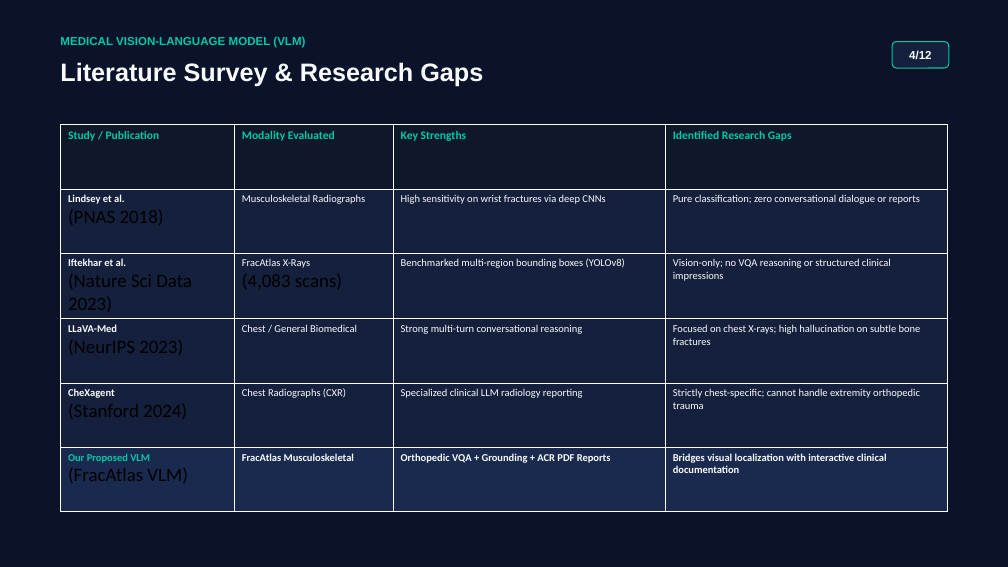
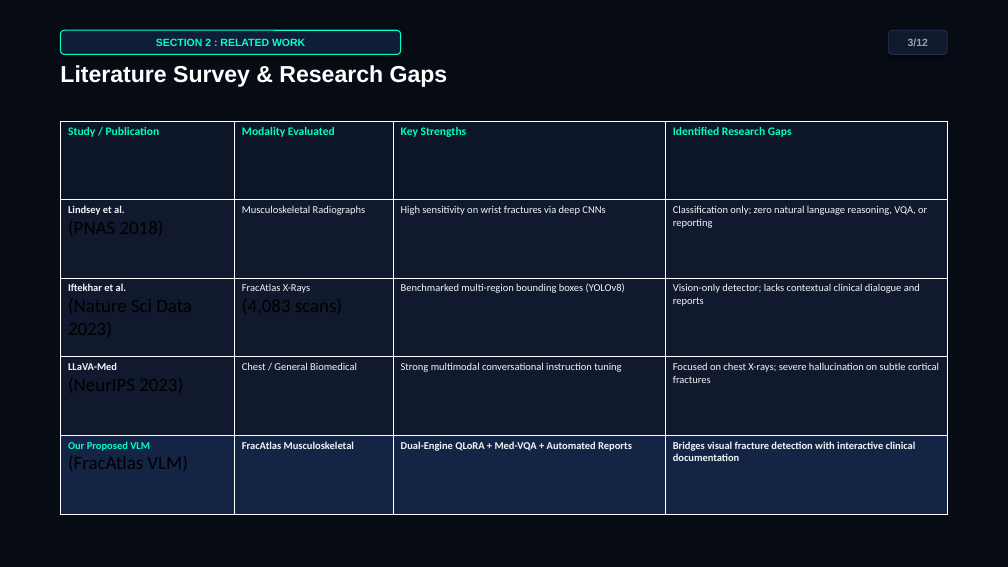
Before and after one commit to Sahanawaz233/medical-vlm-fracatlas, a slide deck: slide 3 of Review_1_Presentation.pptx (slide 4 before the commit). Drawn at 1008x567 pixels with LibreOffice and Linux fonts; fonts in the diff are those of the drawing. Boxes give left, top, right and bottom in pixels: in the first picture for what was removed or moved away, otherwise in the second. Text is boxed around its words. In the diff, an @@ line names an element or a change of style, - is before the commit and + after.

```diff
--- a/Review_1_Presentation.pptx
+++ b/Review_1_Presentation.pptx
@@ rectangle at (0,0,1008,567): fill #0B132B to #070B14 @@
@@ text "Literature Survey & Research Gaps" at (60,65,448,87): size 24 to 22 pt, text colour #F8FAFC to #FFFFFF @@
@@ text removed at (60,36,305,48) @@
-MEDICAL VISION-LANGUAGE MODEL (VLM)
@@ rounded rectangle added at (60,30,401,54), fill #0F1E37, outline #00FFC8 1 pt, 10 pt, text #00FFC8, bold @@
+SECTION 2 : RELATED WORK
@@ rounded rectangle "3/12": place and size @@
-rounded rectangle "3/12" at (892,42,949,68)
+rounded rectangle "3/12" at (889,30,948,54)
@@ rounded rectangle "3/12" at (889,30,948,54): fill #14203C to #10192D; outline #00C9A7 1 pt to #213255 0.75 pt @@
@@ text in rounded rectangle at (908,38,928,46): text changed; size 11 to 10 pt; text colour #F8FAFC to #94A3B8 @@
-4/12
+3/12
@@ table at (60,121,948,514) @@
-row 2: Lindsey et al. / (PNAS 2018) | Musculoskeletal Radiographs | High sensitivity on wrist fractures via deep CNNs | Pure classification; zero conversational dialogue or reports
-row 3: Iftekhar et al. / (Nature Sci Data 2023) | FracAtlas X-Rays / (4,083 scans) | Benchmarked multi-region bounding boxes (YOLOv8) | Vision-only; no VQA reasoning or structured clinical impressions
-row 4: LLaVA-Med / (NeurIPS 2023) | Chest / General Biomedical | Strong multi-turn conversational reasoning | Focused on chest X-rays; high hallucination on subtle bone fractures
-row 5: CheXagent / (Stanford 2024) | Chest Radiographs (CXR) | Specialized clinical LLM radiology reporting | Strictly chest-specific; cannot handle extremity orthopedic trauma
-row 6: Our Proposed VLM / (FracAtlas VLM) | FracAtlas Musculoskeletal | Orthopedic VQA + Grounding + ACR PDF Reports | Bridges visual localization with interactive clinical documentation
+row 2: Lindsey et al. / (PNAS 2018) | Musculoskeletal Radiographs | High sensitivity on wrist fractures via deep CNNs | Classification only; zero natural language reasoning, VQA, or reporting
+row 3: Iftekhar et al. / (Nature Sci Data 2023) | FracAtlas X-Rays / (4,083 scans) | Benchmarked multi-region bounding boxes (YOLOv8) | Vision-only detector; lacks contextual clinical dialogue and reports
+row 4: LLaVA-Med / (NeurIPS 2023) | Chest / General Biomedical | Strong multimodal conversational instruction tuning | Focused on chest X-rays; severe hallucination on subtle cortical fractures
+row 5: Our Proposed VLM / (FracAtlas VLM) | FracAtlas Musculoskeletal | Dual-Engine QLoRA + Med-VQA + Automated Reports | Bridges visual fracture detection with interactive clinical documentation
@@ table: place and size @@
-table at (60,125,948,510)
+table at (60,121,948,514)
```
Also in this commit, not shown: 7 other slides changed, 4 slides added, 4 slides removed, 1 other file.
